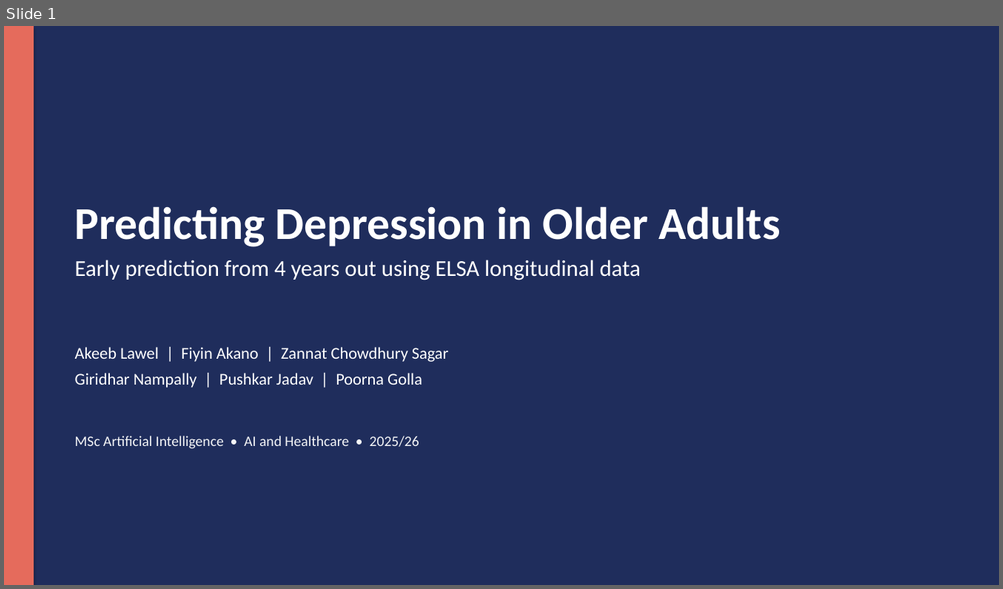
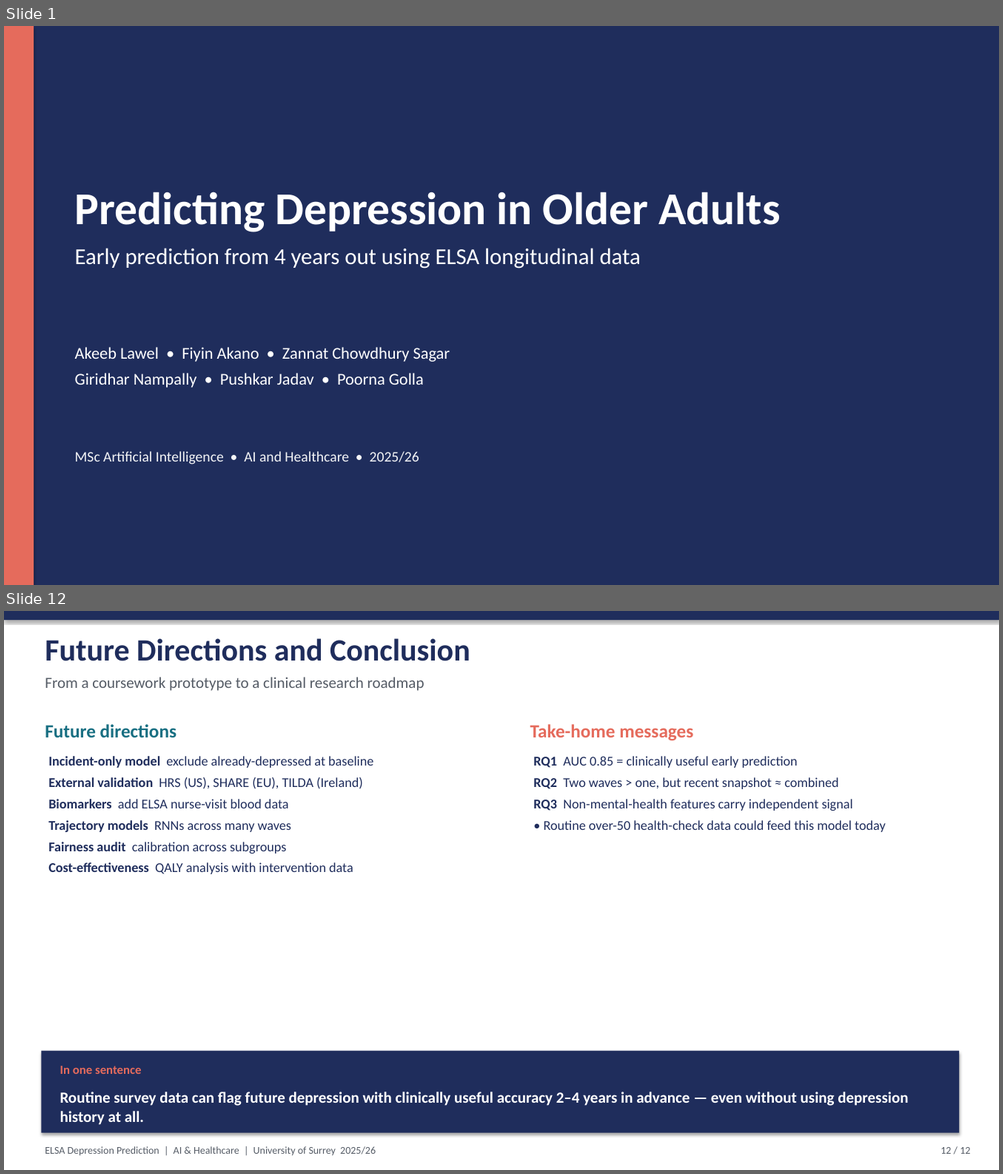
Before and after one commit to CHOC4HOL1C/elsa-depression-prediction, a slide deck: presentation/ELSA_Depression_Prediction.pptx. Shown one above the other, each under a label of ours: slide 1 before the commit, slides 1 and 12 after it; the slides between them are not shown. The pictures are 1003x589 and 1003x1174 pixels, drawn with LibreOffice and Linux fonts; fonts in the diff are those of the drawing. Boxes give left, top, right and bottom in pixels: in the first picture for what was removed or moved away, otherwise in the second. Text is boxed around its words. In the diff, an @@ line names an element or a change of style, - is before the commit and + after.

```diff
--- a/presentation/ELSA_Depression_Prediction.pptx
+++ b/presentation/ELSA_Depression_Prediction.pptx
@@ slide 12 added at [4, 611, 999, 1170], background #FFFFFF @@
@@ rectangle added at [4, 611, 999, 620], fill #1F2D5C @@
@@ text added at [45, 638, 470, 661], 30 pt, text #1F2D5C, bold @@
+Future Directions and Conclusion
@@ text added at [45, 677, 424, 691], 15 pt, text #555C66 @@
+From a coursework prototype to a clinical research roadmap
@@ text added at [45, 724, 176, 738], 18 pt, text #186F82, bold @@
+Future directions
@@ text added at [530, 724, 693, 741], 18 pt, text #E56B5C, bold @@
+Take-home messages
@@ text added at [48, 756, 373, 874], 13 pt, text #1F2D5C @@
+Incident-only model exclude already-depressed at baseline
+External validation HRS (US), SHARE (EU), TILDA (Ireland)
+Biomarkers add ELSA nurse-visit blood data
+Trajectory models RNNs across many waves
+Fairness audit calibration across subgroups
+Cost-effectiveness QALY analysis with intervention data
@@ text added at [533, 756, 885, 832], 13 pt, text #1F2D5C @@
+RQ1 AUC 0.85 = clinically useful early prediction
+RQ2 Two waves > one, but recent snapshot ≈ combined
+RQ3 Non-mental-health features carry independent signal
+• Routine over-50 health-check data could feed this model today
@@ rectangle added at [41, 1051, 959, 1133], fill #1F2D5C @@
@@ text added at [60, 1066, 142, 1074], 12 pt, text #E56B5C, bold @@
+In one sentence
@@ text added at [60, 1092, 908, 1125], 15 pt, text #FFFFFF, bold @@
+Routine survey data can flag future depression with clinically useful accuracy 2–4 years in advance — even without using depression history at all.
@@ text added at [45, 1147, 375, 1156], 10 pt, text #555C66 @@
+ELSA Depression Prediction | AI & Healthcare | University of Surrey 2025/26
@@ text added at [940, 1147, 970, 1154], 10 pt, text #555C66 @@
+12 / 12
@@ slide 1 changed as well @@
@@ text "Predicting Depression in Older Adults": place and size @@
-text "Predicting Depression in Older Adults" at [75, 207, 780, 247]
+text "Predicting Depression in Older Adults" at [75, 192, 780, 232]
@@ text "Early prediction from 4 years ...": place and size @@
-text "Early prediction from 4 years ..." at [75, 260, 640, 281]
+text "Early prediction from 4 years ..." at [75, 248, 640, 269]
@@ text at [75, 347, 450, 362]: text changed @@
-Akeeb Lawel | Fiyin Akano | Zannat Chowdhury Sagar
+Akeeb Lawel • Fiyin Akano • Zannat Chowdhury Sagar
@@ text at [75, 373, 424, 388]: text changed @@
-Giridhar Nampally | Pushkar Jadav | Poorna Golla
+Giridhar Nampally • Pushkar Jadav • Poorna Golla
@@ text "MSc Artificial Intelligence • AI ...": place and size @@
-text "MSc Artificial Intelligence • AI ..." at [75, 436, 419, 449]
+text "MSc Artificial Intelligence • AI ..." at [75, 452, 419, 465]
```
Also in this commit, not shown: 4 other slides changed, 6 other slides added, 2 slides removed, 6 other files.
